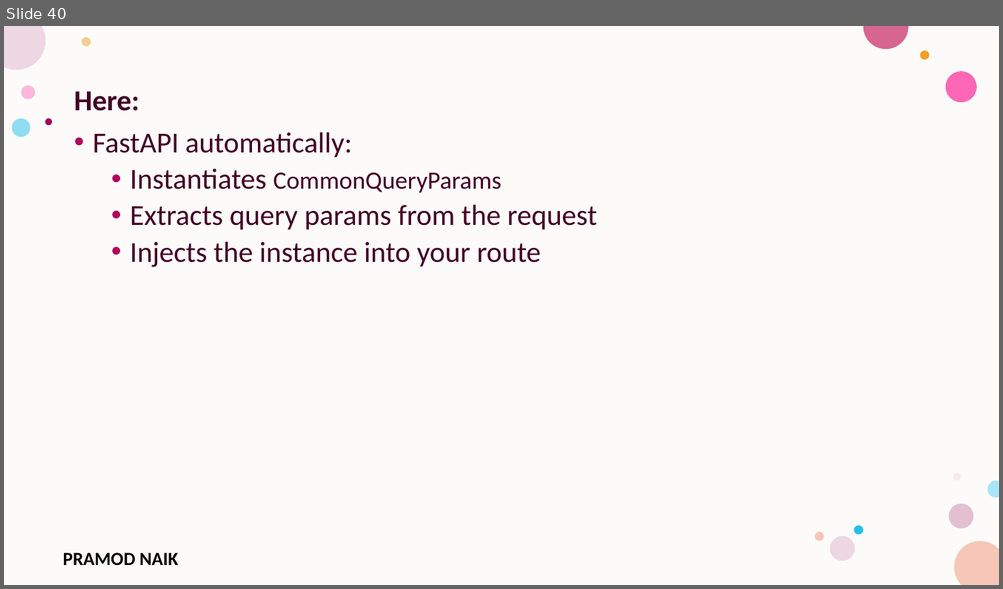
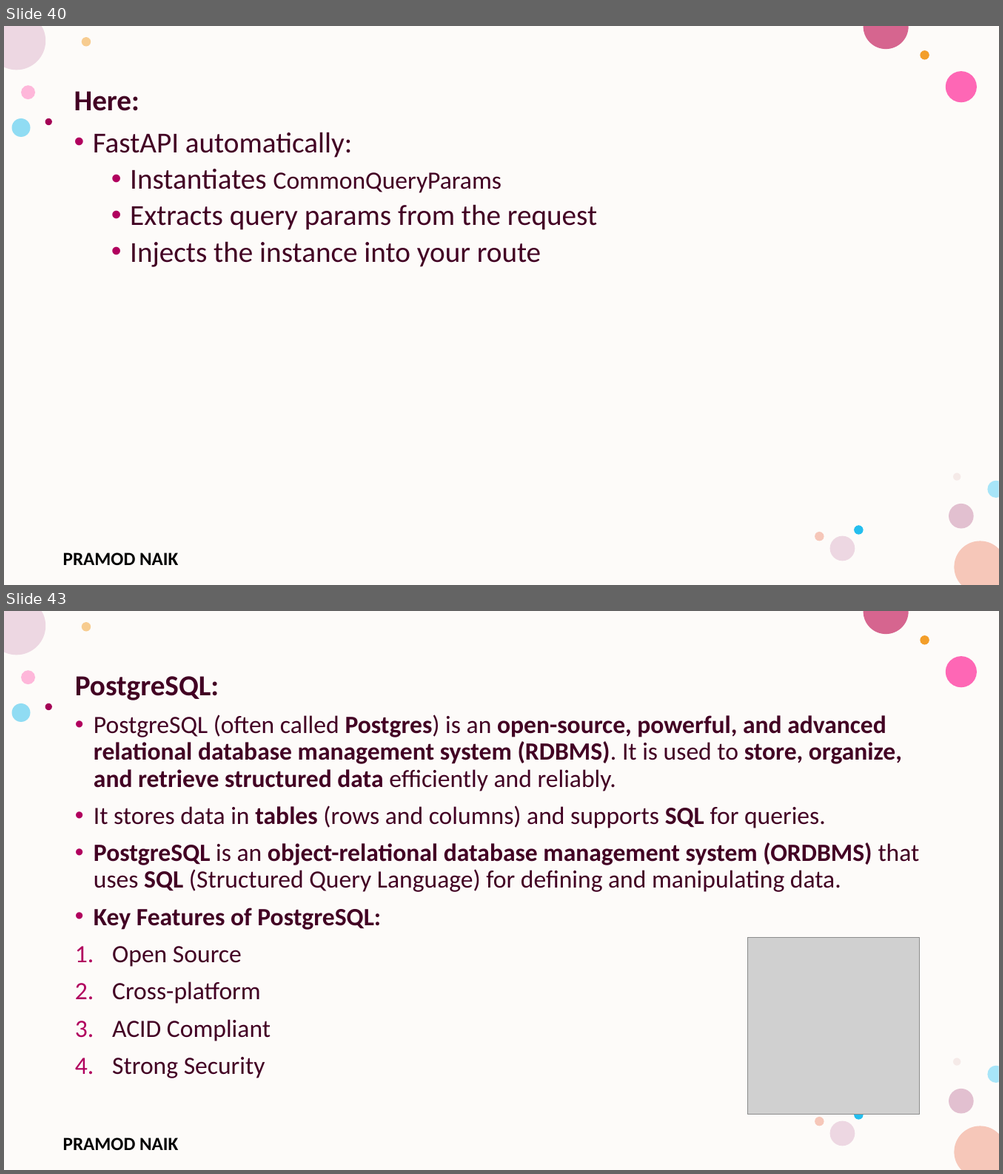
Before and after one commit to PRAMODNAIK-DEV/Backend-Dev-using-Python-FastAPI, a slide deck: FastAPI/FastAPI- Intermediate.pptx. Shown one above the other, each under a label of ours: slide 40 before the commit, slides 40 and 43 after it; the slides between them are not shown. The pictures are 1003x589 and 1003x1174 pixels, drawn with LibreOffice and Linux fonts; fonts in the diff are those of the drawing; grey boxes stand for pictures; background and template pictures are left out. Boxes give left, top, right and bottom in pixels: in the first picture for what was removed or moved away, otherwise in the second. Text is boxed around its words. In the diff, an @@ line names an element or a change of style, - is before the commit and + after.

Commit message:
FastAPI + PostgreSQL

```diff
--- a/FastAPI/FastAPI- Intermediate.pptx
+++ b/FastAPI/FastAPI- Intermediate.pptx
@@ slide 43 added at (x1=4, y1=611, x2=999, y2=1170), background #FFFFFF; not listed: 17 template elements that a slide beside it also shows @@
@@ text added at (x1=75, y1=676, x2=919, y2=1079), 24 pt, text #420023 @@
+PostgreSQL:
+• PostgreSQL (often called Postgres) is an open-source, powerful, and advanced relational database management system (RDBMS). It is used to store, organize, and retrieve structured data efficiently and reliably.
+• It stores data in tables (rows and columns) and supports SQL for queries.
+• PostgreSQL is an object-relational database management system (ORDBMS) that uses SQL (Structured Query Language) for defining and manipulating data.
+• Key Features of PostgreSQL:
+1. Open Source
+2. Cross-platform
+3. ACID Compliant
+4. Strong Security
@@ picture added at (x1=748, y1=938, x2=919, y2=1116) @@
```
Also in this commit, not shown: 2 slides changed, 17 other slides added, 3 other files.
